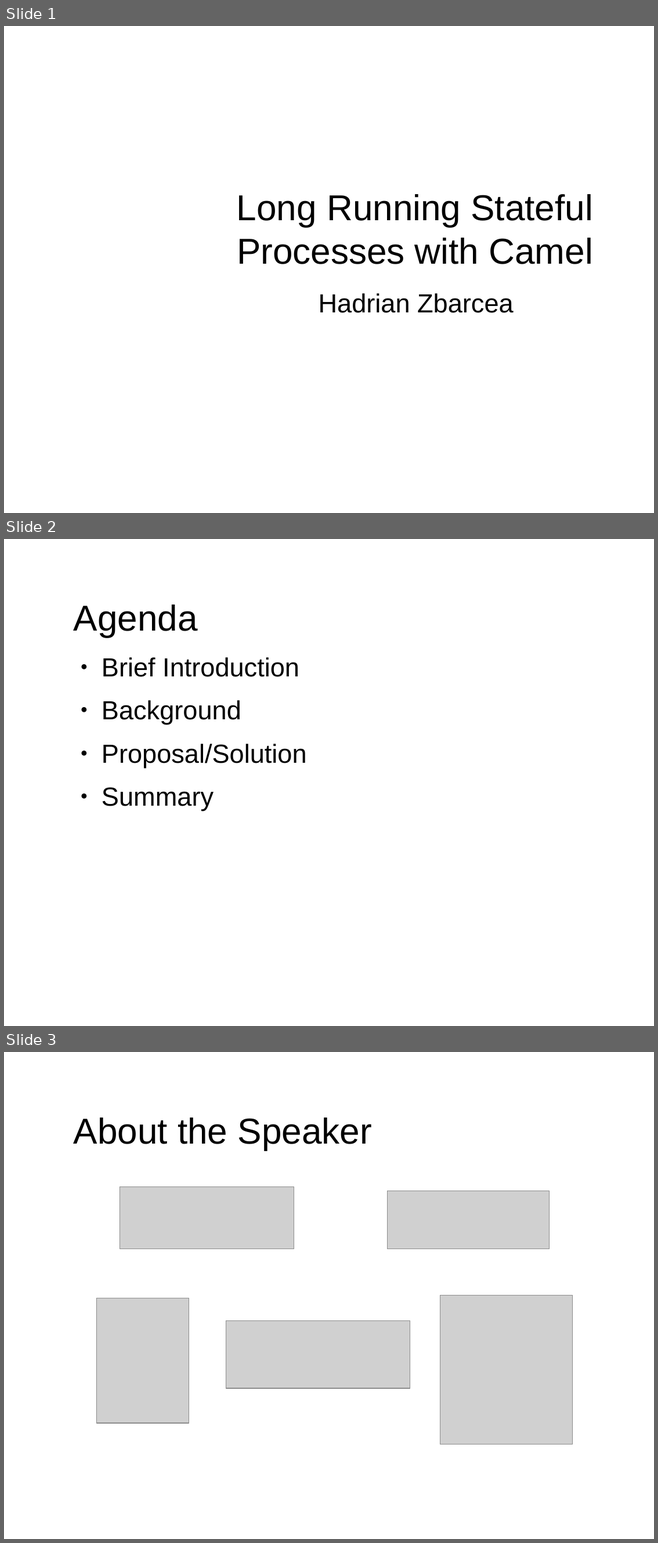
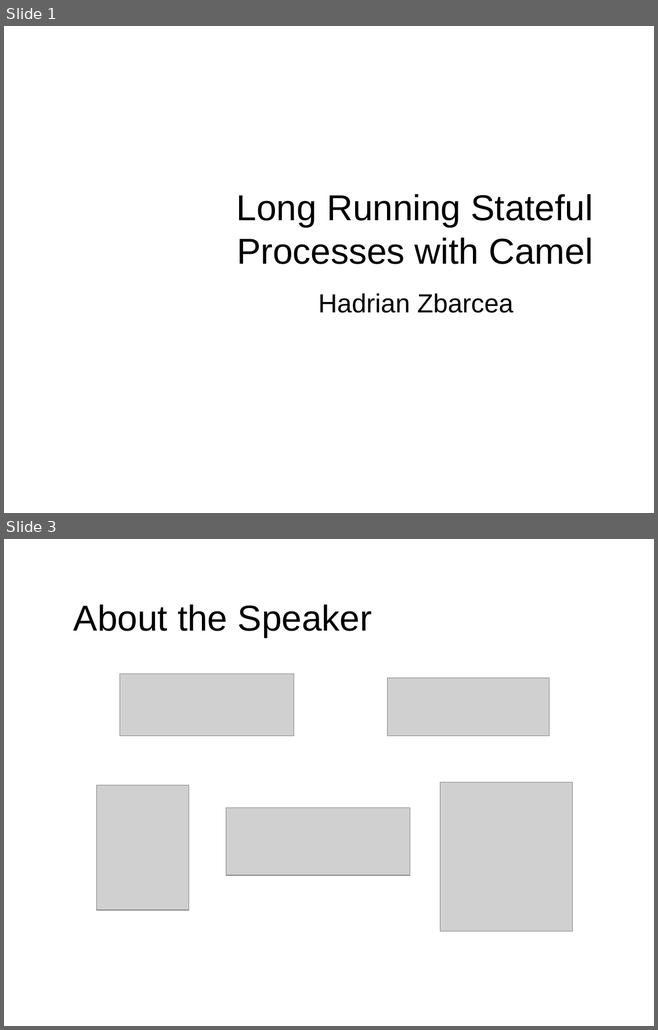
Before and after one commit to hzbarcea/apachecon, a slide deck: acna2013/camel-acna-2013.odp. Shown one above the other, each under a label of ours: slides 1, 2 and 3 before the commit, slides 1 and 3 after it; the slides between them are not shown. The pictures are 658x1543 and 658x1030 pixels, drawn with LibreOffice and Linux fonts; fonts in the diff are those of the drawing; grey boxes stand for pictures; background and template pictures are left out. Boxes give left, top, right and bottom in pixels: in the first picture for what was removed or moved away, otherwise in the second. Text is boxed around its words. In the diff, an @@ line names an element or a change of style, - is before the commit and + after.

Commit message:
Update agenda

```diff
--- a/acna2013/camel-acna-2013.odp
+++ b/acna2013/camel-acna-2013.odp
@@ slide 2 removed at <box>4,539,654,1026</box>, background picture (left out) @@
@@ title removed at <box>74,605,198,638</box> @@
-Agenda
@@ text removed at <box>101,657,307,811</box> @@
-● Brief Introduction
-● Background
-● Proposal/Solution
-● Summary
```
Also in this commit, not shown: 1 slide changed, 1 slide added.
